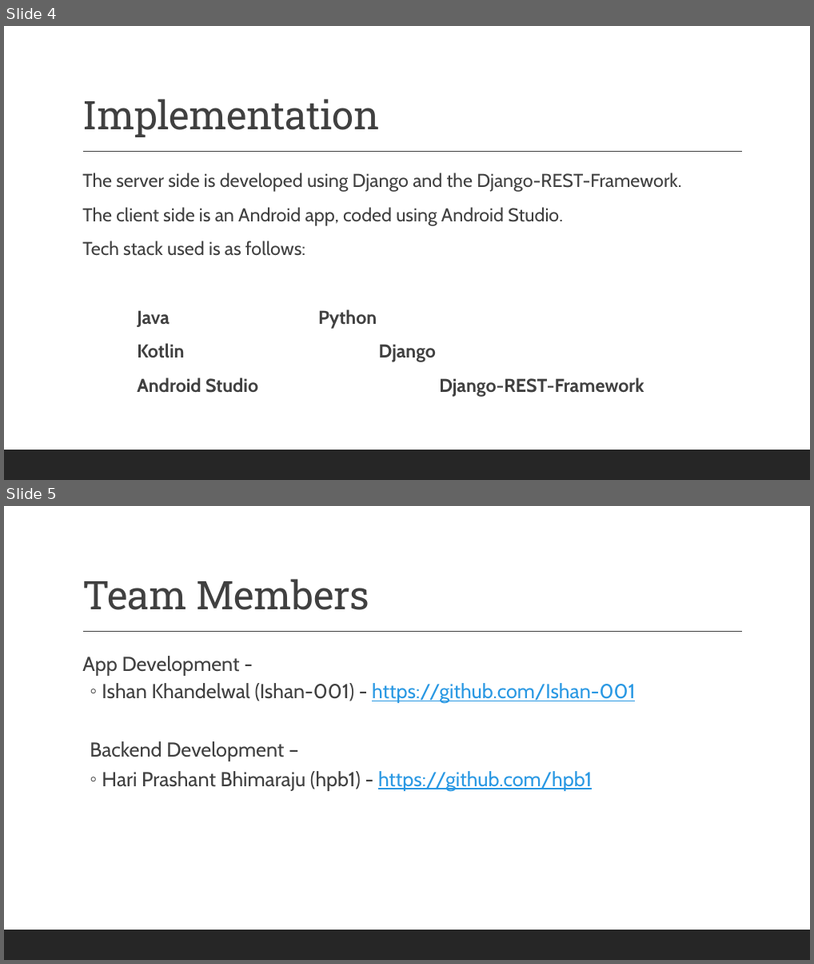
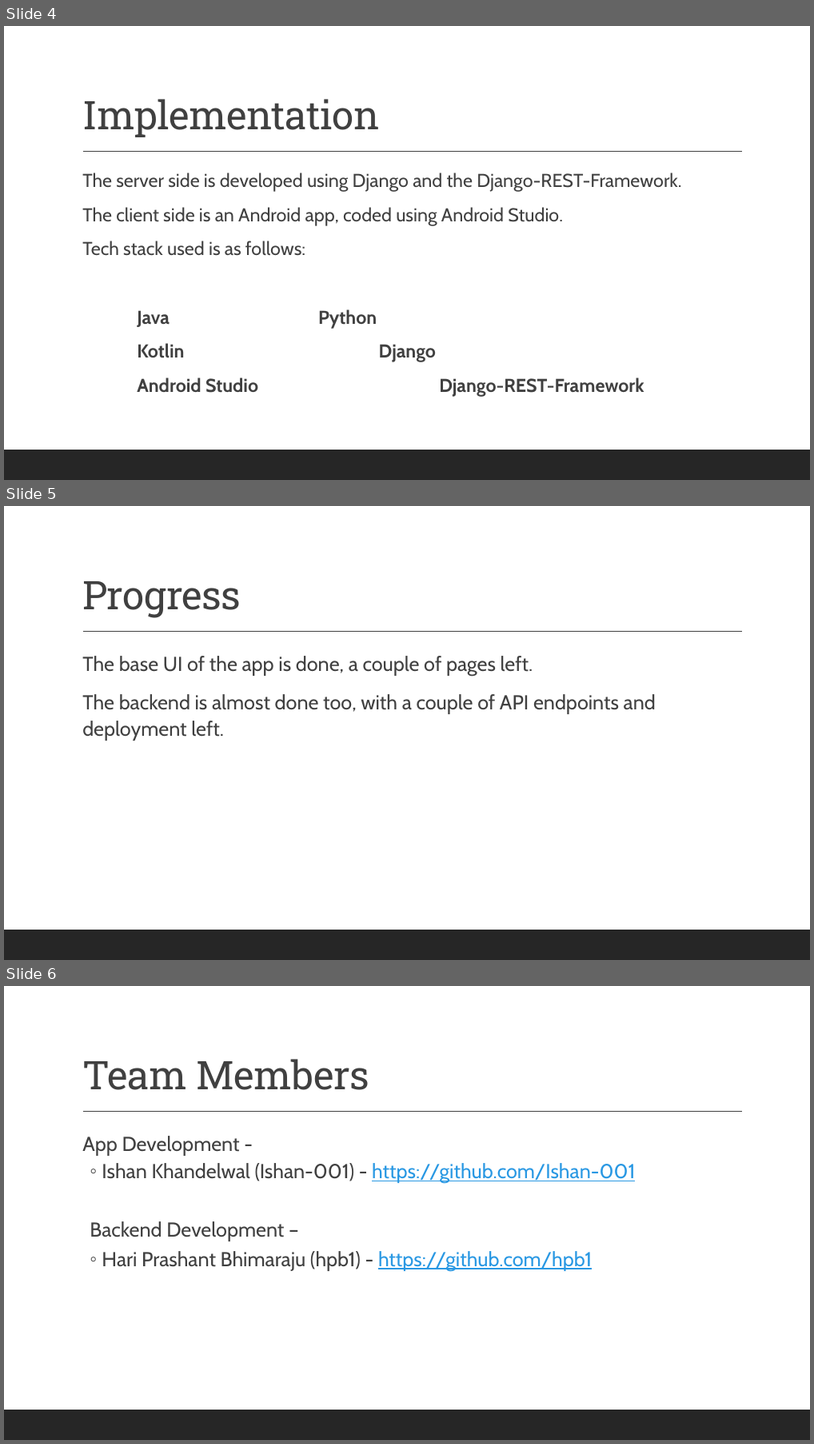
Before and after one commit to hpb1/Echo.apk, a slide deck: StoreHopper - Team Echo.apk Phase I.pptx. Shown one above the other, each under a label of ours: slides 4 and 5 before the commit, slides 4, 5 and 6 after it. The pictures are 814x964 and 814x1444 pixels, drawn with LibreOffice and Linux fonts; fonts in the diff are those of the drawing. Boxes give left, top, right and bottom in pixels: in the first picture for what was removed or moved away, otherwise in the second. Text is boxed around its words. In the diff, an @@ line names an element or a change of style, - is before the commit and + after.

Commit message:
Updated ppt

```diff
--- a/StoreHopper - Team Echo.apk Phase I.pptx
+++ b/StoreHopper - Team Echo.apk Phase I.pptx
@@ slide 5 added at bbox=[4, 506, 810, 960], background #FFFFFF; not listed: 2 template elements that a slide beside it also shows @@
@@ title added at bbox=[82, 581, 241, 618], 47 pt, text #404040 @@
+Progress
@@ text added at bbox=[82, 656, 656, 740], 24 pt, text #404040 @@
+  The base UI of the app is done, a couple of pages left.
+  The backend is almost done too, with a couple of API endpoints and deployment left.
@@ what was slide 5 is now slide 6 @@
```
